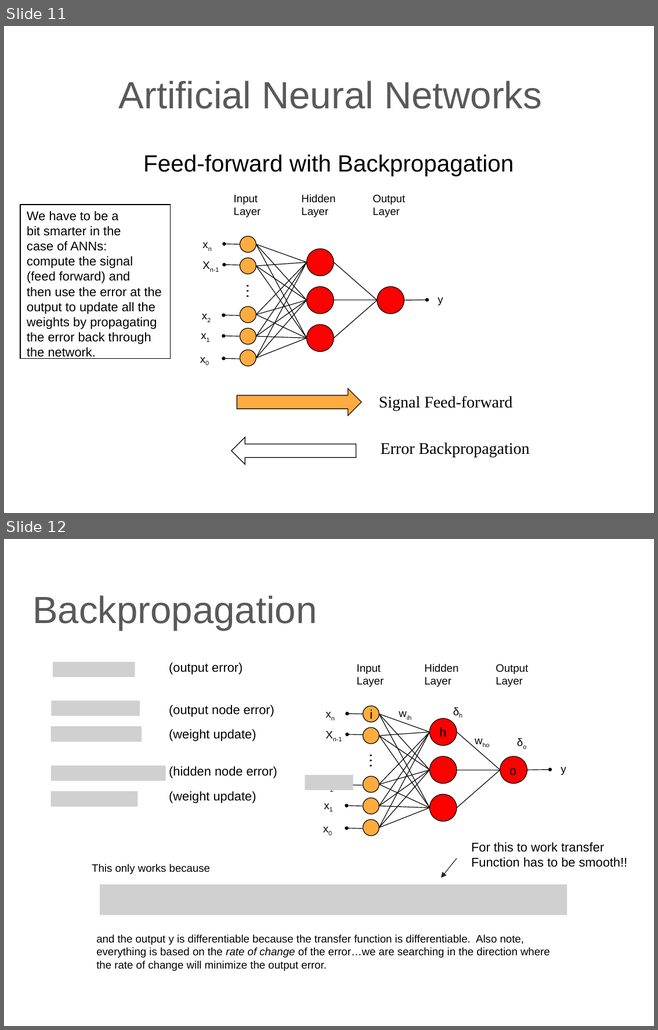
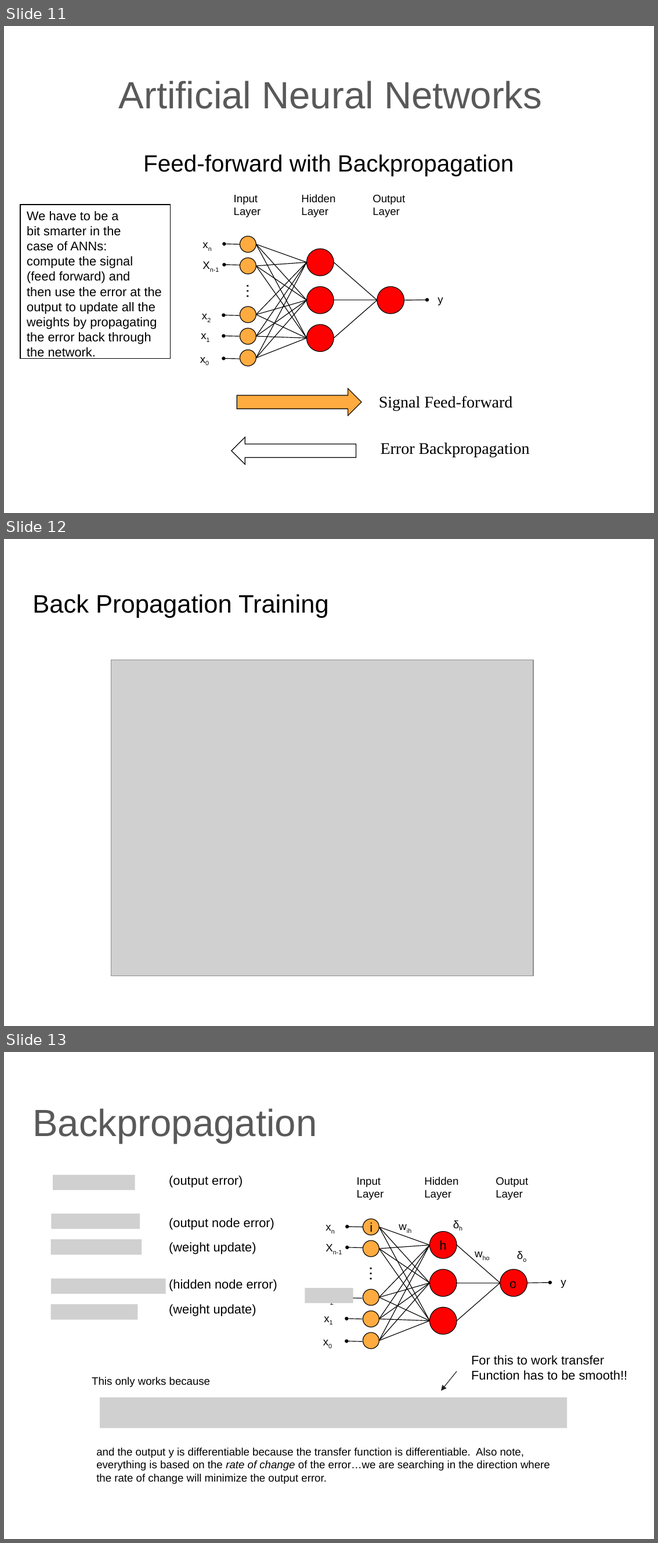
Before and after one commit to lutzhamel/CSC310, a slide deck: notes/14-ANN.pptx. Shown one above the other, each under a label of ours: slides 11 and 12 before the commit, slides 11, 12 and 13 after it. The pictures are 658x1030 and 658x1543 pixels, drawn with LibreOffice and Linux fonts; fonts in the diff are those of the drawing; grey boxes stand for pictures. Boxes give left, top, right and bottom in pixels: in the first picture for what was removed or moved away, otherwise in the second. Text is boxed around its words. In the diff, an @@ line names an element or a change of style, - is before the commit and + after.

```diff
--- a/notes/14-ANN.pptx
+++ b/notes/14-ANN.pptx
@@ slide 12 added at (x1=4, y1=539, x2=654, y2=1026), background #FFFFFF @@
@@ title added at (x1=32, y1=594, x2=329, y2=618), 28 pt, text #000000 @@
+Back Propagation Training
@@ picture added at (x1=111, y1=660, x2=534, y2=976) @@
@@ what was slide 12 is now slide 13 @@
```
Also in this commit, not shown: 3 other files.
